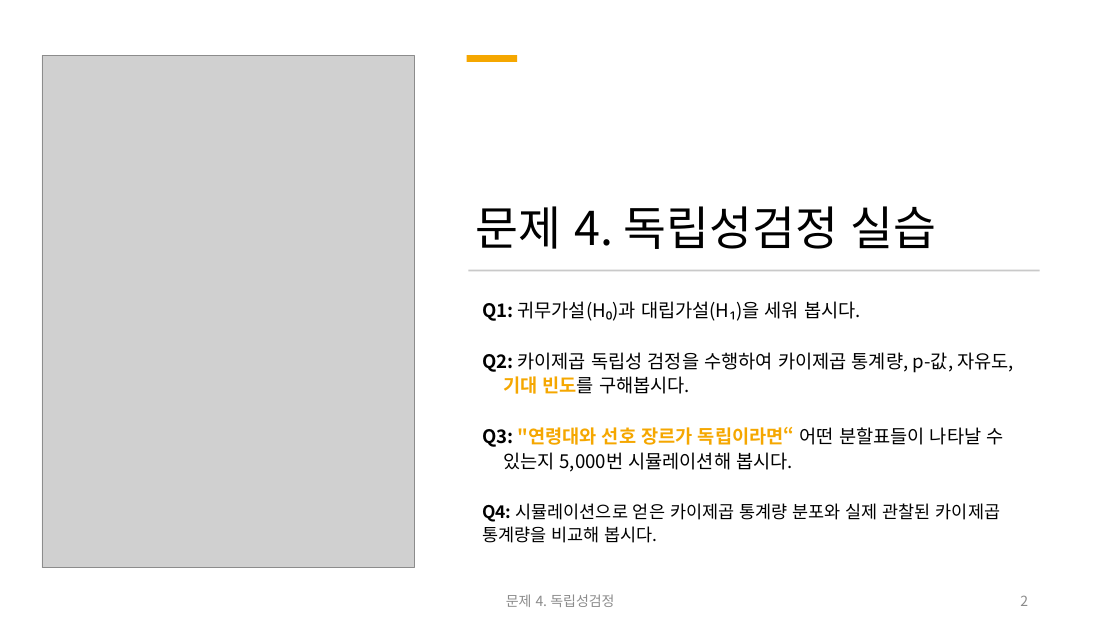
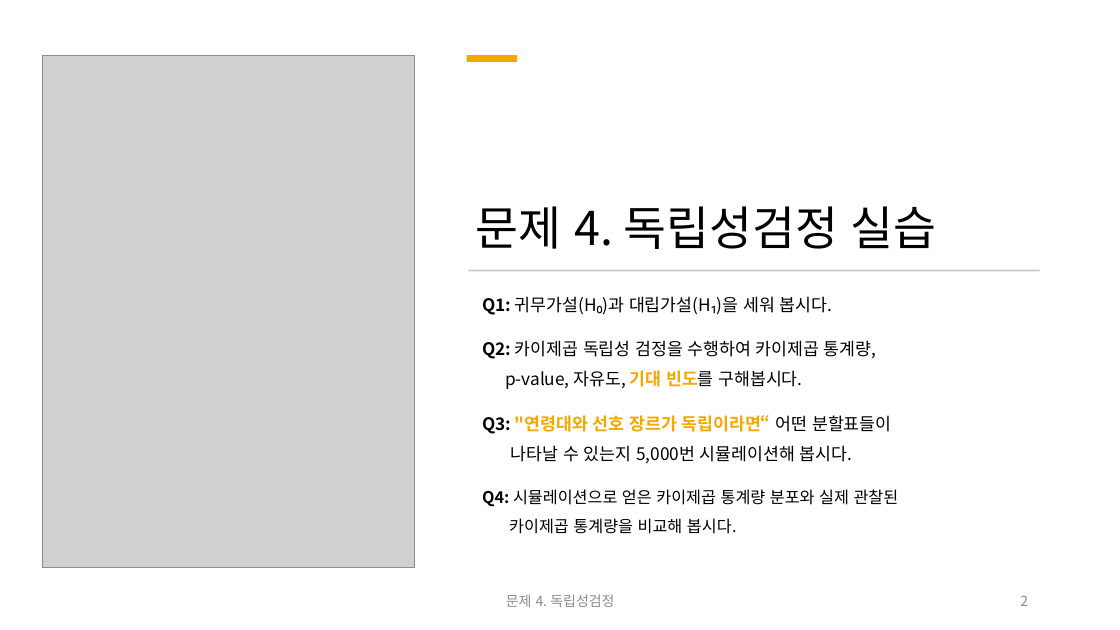
Before and after one commit to msjeonc-stack/ai-data-bootcamp, a slide deck: slide 2 of D014/문제4_발표자료(C2).pptx. Drawn at 1120x630 pixels with LibreOffice and Linux fonts; fonts in the diff are those of the drawing; grey boxes stand for pictures. Boxes give left, top, right and bottom in pixels: in the first picture for what was removed or moved away, otherwise in the second. Text is boxed around its words. In the diff, an @@ line names an element or a change of style, - is before the commit and + after.

Commit message:
D014: 데이터검정실습

```diff
--- a/D014/문제4_발표자료(C2).pptx
+++ b/D014/문제4_발표자료(C2).pptx
@@ text at bbox=[482, 296, 832, 315]: size 16 to 14.8 pt in "Q1: 귀무가설(H₀)과 대립가설(H₁)을 세워 봅시다."; line spacing 1.1 to 0.9 @@
@@ text at bbox=[482, 340, 899, 534]: text changed; size 16 to 14.8 pt @@
-Q2: 카이제곱 독립성 검정을 수행하여 카이제곱 통계량, p-값, 자유도, 기대 빈도를 구해봅시다.
-Q3: "연령대와 선호 장르가 독립이라면“ 어떤 분할표들이 나타날 수 있는지 5,000번 시뮬레이션해 봅시다.
-Q4: 시뮬레이션으로 얻은 카이제곱 통계량 분포와 실제 관찰된 카이제곱 통계량을 비교해 봅시다.
+Q2: 카이제곱 독립성 검정을 수행하여 카이제곱 통계량,
+p-value, 자유도, 기대 빈도를 구해봅시다.
+Q3: "연령대와 선호 장르가 독립이라면“ 어떤 분할표들이
+나타날 수 있는지 5,000번 시뮬레이션해 봅시다.
+Q4: 시뮬레이션으로 얻은 카이제곱 통계량 분포와 실제 관찰된
+카이제곱 통계량을 비교해 봅시다.
```
Also in this commit, not shown: 8 other slides changed.
